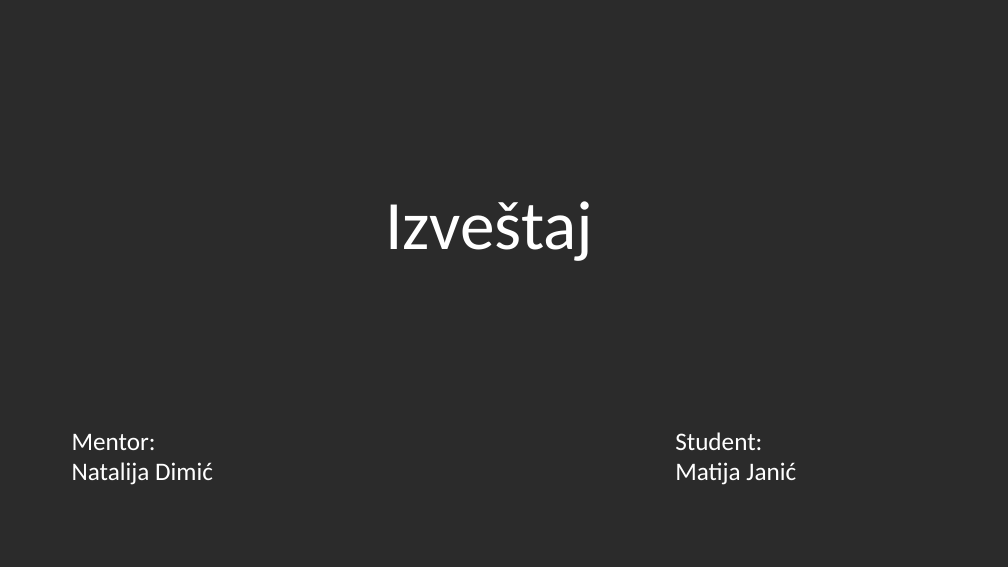
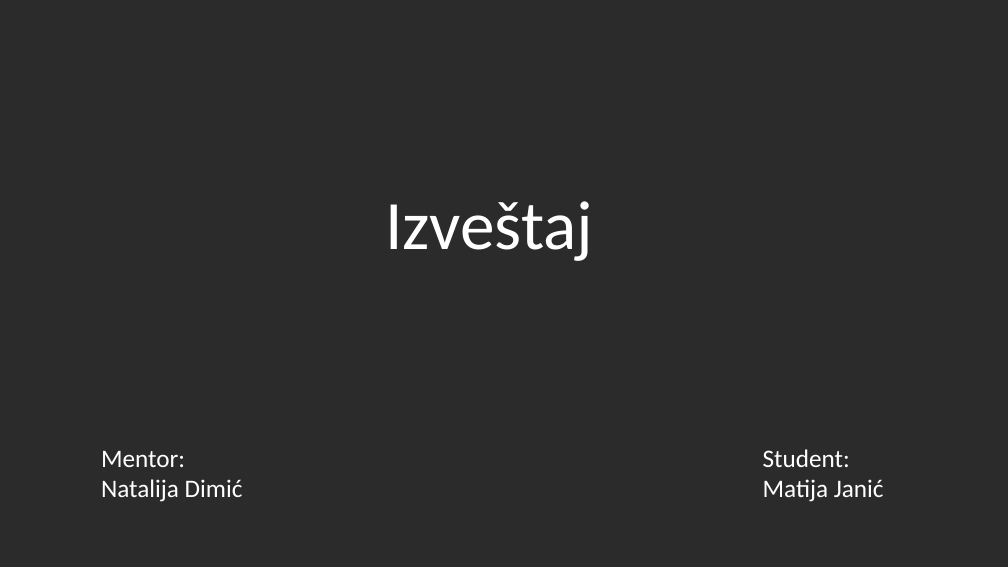
Before and after one commit to janic-matija/socket-test, a slide deck: slide 1 of New folder/Praksa_Izvestaj.pptx. Drawn at 1008x567 pixels with LibreOffice and Linux fonts; fonts in the diff are those of the drawing; background and template pictures are left out; a plain dark background stands for a picture behind light text. Boxes give left, top, right and bottom in pixels: in the first picture for what was removed or moved away, otherwise in the second. Text is boxed around its words. In the diff, an @@ line names an element or a change of style, - is before the commit and + after.

```diff
--- a/New folder/Praksa_Izvestaj.pptx
+++ b/New folder/Praksa_Izvestaj.pptx
@@ text "Mentor: Natalija Dimić": place and size @@
-text "Mentor: Natalija Dimić" at bbox=[72, 434, 213, 485]
+text "Mentor: Natalija Dimić" at bbox=[101, 451, 243, 502]
@@ text "Student: Matija Janić": place and size @@
-text "Student: Matija Janić" at bbox=[675, 432, 796, 485]
+text "Student: Matija Janić" at bbox=[763, 449, 884, 502]
```
Also in this commit, not shown: 2 other slides changed, 13 slides added, 54 slides removed, 4 other files.
